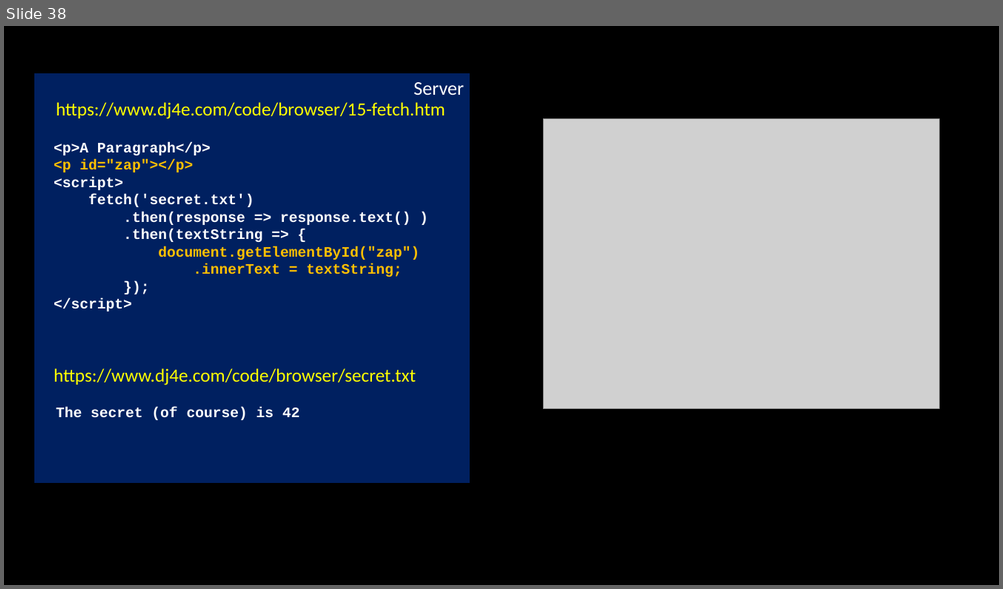
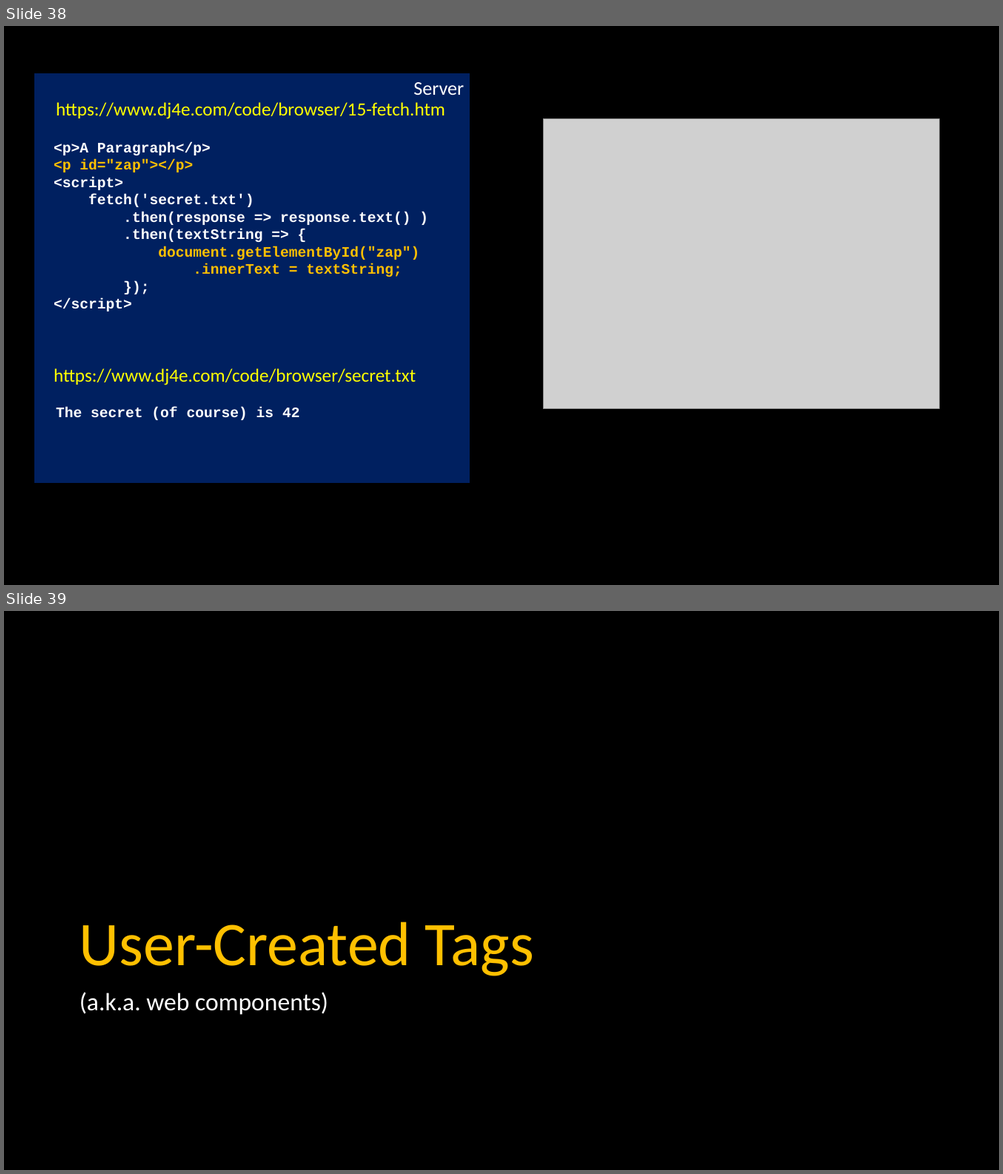
Before and after one commit to csev/dj4e, a slide deck: lectures/JS-03-Browser.pptx. Shown one above the other, each under a label of ours: slide 38 before the commit, slides 38 and 39 after it. The pictures are 1003x589 and 1003x1174 pixels, drawn with LibreOffice and Linux fonts; fonts in the diff are those of the drawing; grey boxes stand for pictures. Boxes give left, top, right and bottom in pixels: in the first picture for what was removed or moved away, otherwise in the second. Text is boxed around its words. In the diff, an @@ line names an element or a change of style, - is before the commit and + after.

```diff
--- a/lectures/JS-03-Browser.pptx
+++ b/lectures/JS-03-Browser.pptx
@@ slide 39 added at (x1=4, y1=611, x2=999, y2=1170), background #000000 @@
@@ title added at (x1=79, y1=922, x2=534, y2=977), 60 pt, text #FFC000 @@
+User-Created Tags
@@ text added at (x1=79, y1=992, x2=328, y2=1015), 24 pt, text #FFFFFF @@
+(a.k.a. web components)
```
Also in this commit, not shown: 2 slides changed, 2 other slides added, 2 other files.
